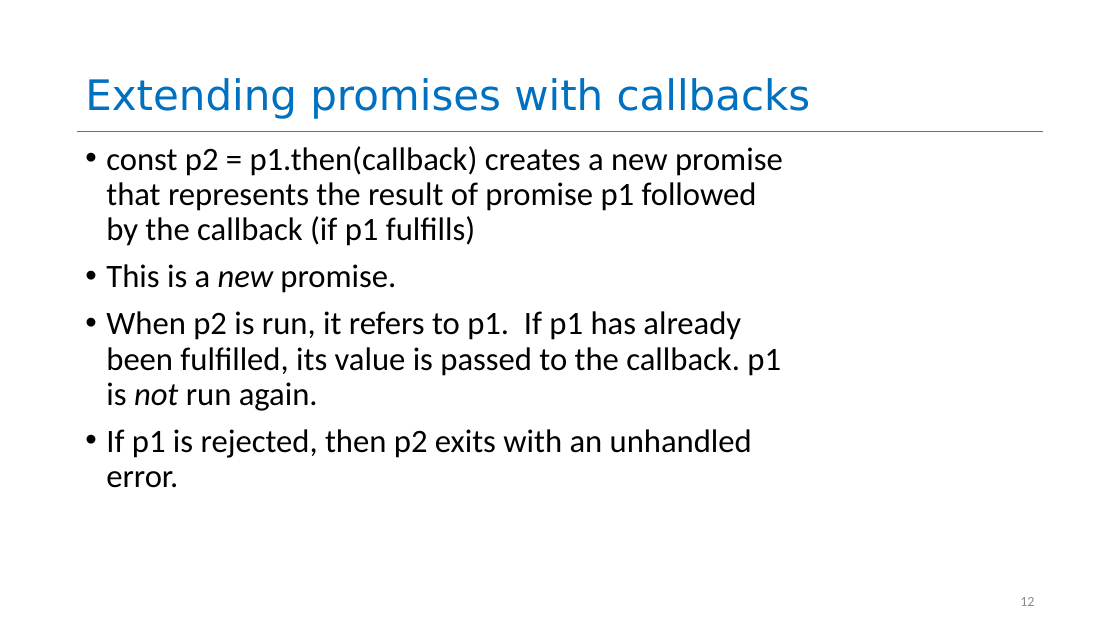
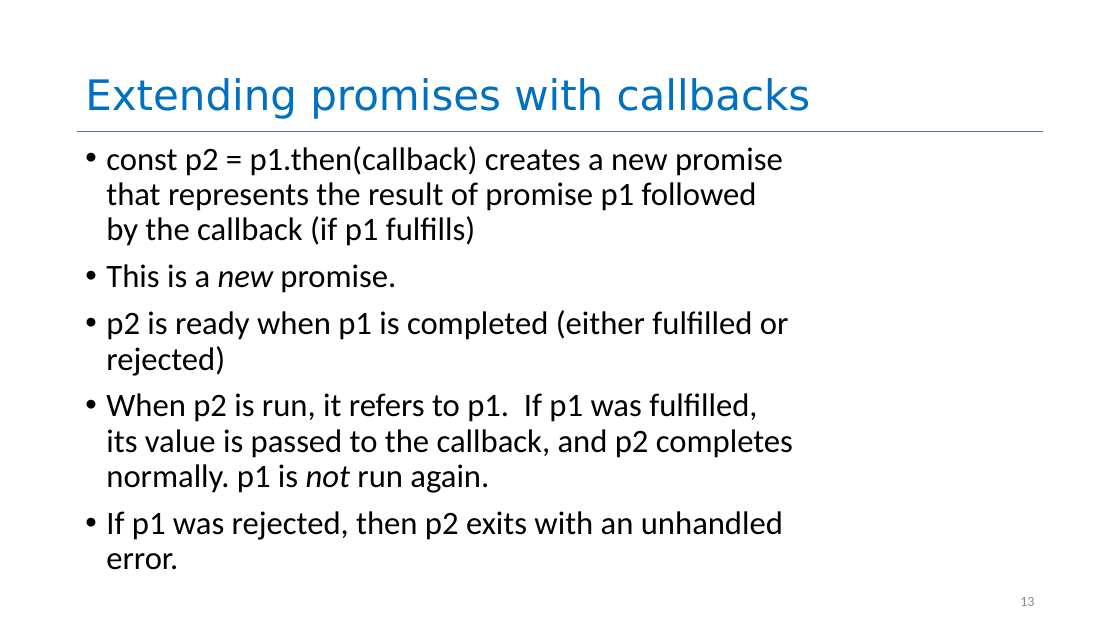
Before and after one commit to neu-se/CS4530-CS5500-Spring-2021, a slide deck: slide 13 of Slides/Lesson 4.1 The JavaScript Handler Model.pptx (slide 12 before the commit). Drawn at 1120x630 pixels with LibreOffice and Linux fonts; fonts in the diff are those of the drawing. Boxes give left, top, right and bottom in pixels: in the first picture for what was removed or moved away, otherwise in the second. Text is boxed around its words. In the diff, an @@ line names an element or a change of style, - is before the commit and + after.

```diff
--- a/Slides/Lesson 4.1 The JavaScript Handler Model.pptx
+++ b/Slides/Lesson 4.1 The JavaScript Handler Model.pptx
@@ text at (x1=106, y1=310, x2=793, y2=570): text changed @@
-• When p2 is run, it refers to p1. If p1 has already been fulfilled, its value is passed to the callback. p1 is not run again.
-• If p1 is rejected, then p2 exits with an unhandled error.
+• p2 is ready when p1 is completed (either fulfilled or rejected)
+• When p2 is run, it refers to p1. If p1 was fulfilled, its value is passed to the callback, and p2 completes normally. p1 is not run again.
+• If p1 was rejected, then p2 exits with an unhandled error.
```
Also in this commit, not shown: 10 other slides changed, 1 slide added, 2 other files.
